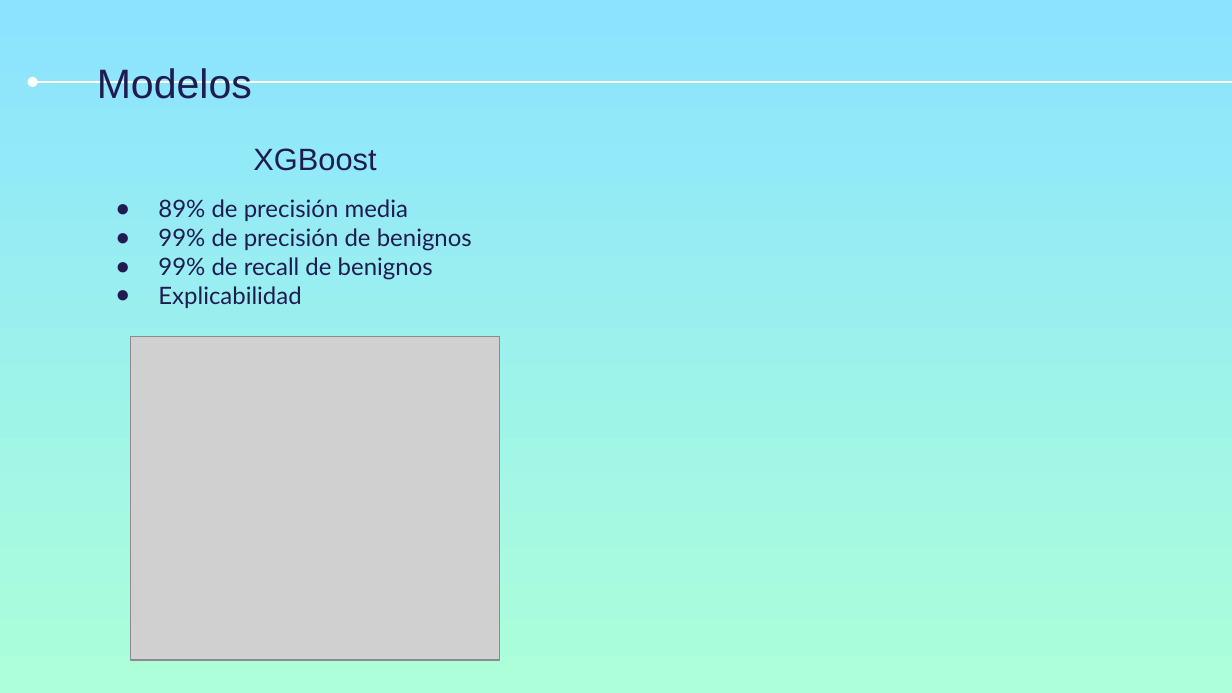
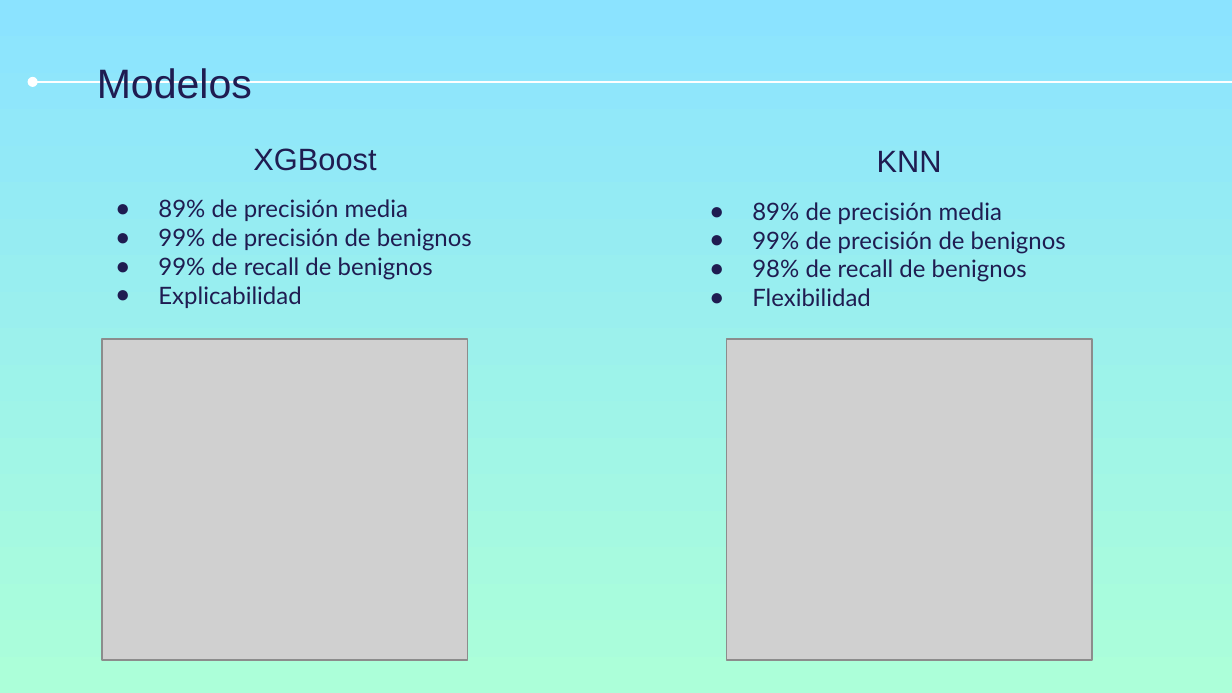
Before and after one commit to AnxoCasal/DDoS-Model-Prediction, a slide deck: slide 11 of Documentación/Presentacion de proyecto.pptx. Drawn at 1232x693 pixels with LibreOffice and Linux fonts; fonts in the diff are those of the drawing; grey boxes stand for pictures. Boxes give left, top, right and bottom in pixels: in the first picture for what was removed or moved away, otherwise in the second. Text is boxed around its words. In the diff, an @@ line names an element or a change of style, - is before the commit and + after.

```diff
--- a/Documentación/Presentacion de proyecto.pptx
+++ b/Documentación/Presentacion de proyecto.pptx
@@ text added at (x1=877, y1=151, x2=942, y2=172), 18 pt, text #1F1C51 @@
+KNN
@@ text added at (x1=752, y1=202, x2=1066, y2=306), 14 pt, text #1F1C51 @@
+● 89% de precisión media
+● 99% de precisión de benignos
+● 98% de recall de benignos
+● Flexibilidad
@@ picture moved from (x1=131, y1=336, x2=499, y2=660) to (x1=102, y1=339, x2=468, y2=660) @@
@@ picture added at (x1=726, y1=339, x2=1092, y2=660) @@
```
Also in this commit, not shown: 1 other slide changed, 1 slide added, 4 other files.
